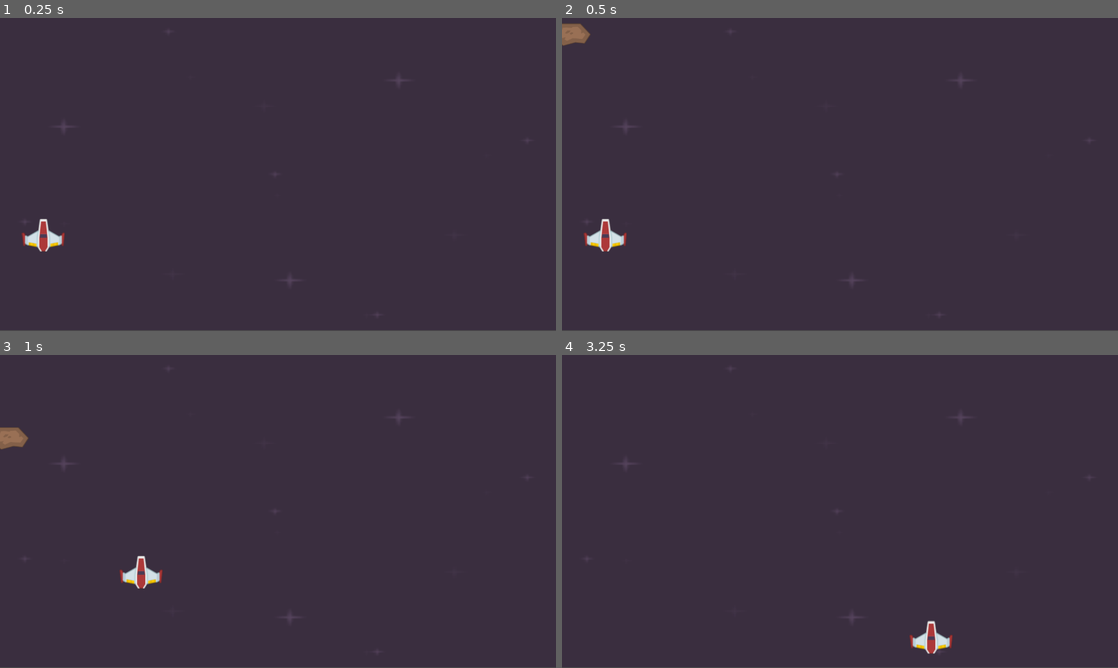
Above: before the commit, frames 1-4 (two rows, left to right).
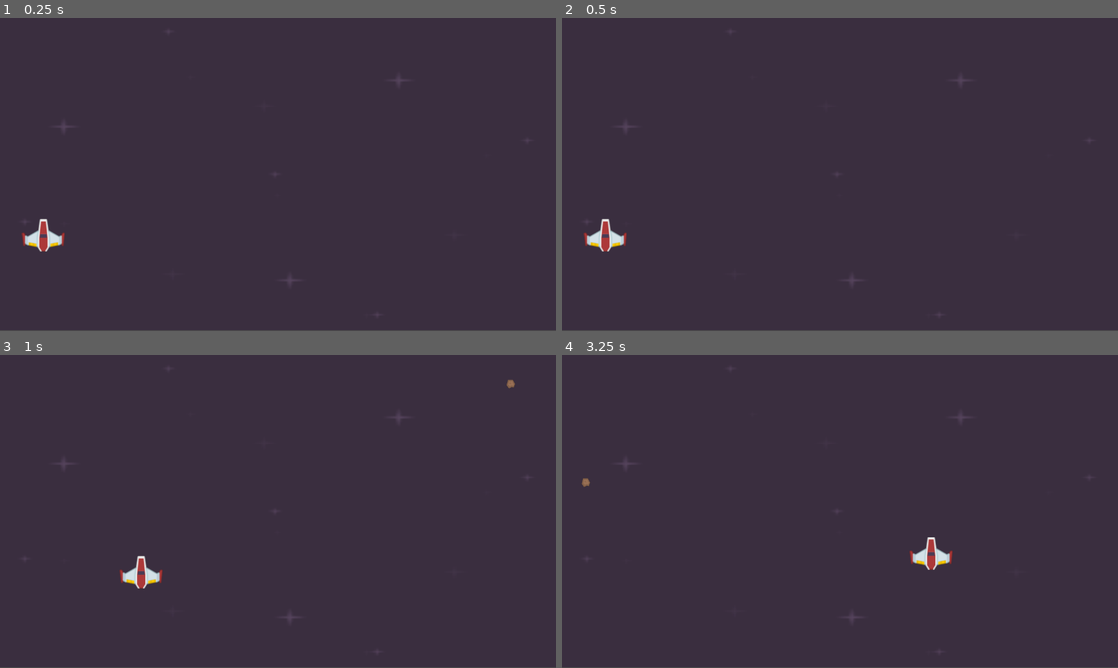
Above: after the commit, the same moments.

Repository: Filip-Janjesic/Space-Shooter
Game: Godot game, scene res://scenes/level.tscn
The game is run twice, just before and just after one commit, with the same random seed, the same clock (stepped at 60 frames per second) and the same inputs.
Inputs:
- Up to frame 1 (0.25 s): no input
- Up to frame 2 (0.5 s): no input
- Up to frame 3 (1 s): hold Right (right) from 0.53 s (still down)
- Up to frame 4 (3.25 s): release Right (right) at 1.28 s; hold Down (down) 1.28-2.03 s; hold Right (right) 2.03-2.78 s; hold Up (up) from 2.78 s (still down)

Frame 1 is identical in both runs. In frame 2, 0.3% of the frame differs, in the area x 0-6%, y 1-9%; in frame 3, 0.3%; in frame 4, 0.9%, in the area x 3-71%, y 39-96%.
Error in both runs: Invalid call. Nonexistent function 'randf_rang' in base 'RandomNumberGenerator'. (res://scenes/meteor.gd:18)

Commit message:
Update level.tscn

Diff:
--- a/scenes/level.tscn
+++ b/scenes/level.tscn
@@ -1,10 +1,23 @@
-[gd_scene load_steps=4 format=3 uid="uid://d2r6vpbyw1rdc"]
+[gd_scene load_steps=8 format=3 uid="uid://d2r6vpbyw1rdc"]
 
 [ext_resource type="Texture2D" uid="uid://bs7vlwhyuoa60" path="res://assets/graphics/background/darkPurple.png" id="1_dyaho"]
+[ext_resource type="Script" uid="uid://dyys16d60e4g2" path="res://scenes/level.gd" id="1_mx8sn"]
 [ext_resource type="PackedScene" uid="uid://cdwacficdtkje" path="res://scenes/player.tscn" id="1_ye1mc"]
-[ext_resource type="PackedScene" uid="uid://bikn3u50yjyuw" path="res://scenes/meteor.tscn" id="2_ckblc"]
+
+[sub_resource type="RectangleShape2D" id="RectangleShape2D_w8frs"]
+size = Vector2(1, 720)
+
+[sub_resource type="RectangleShape2D" id="RectangleShape2D_mx8sn"]
+size = Vector2(5.5, 720)
+
+[sub_resource type="RectangleShape2D" id="RectangleShape2D_ppgk2"]
+size = Vector2(1281, 1)
+
+[sub_resource type="RectangleShape2D" id="RectangleShape2D_2r41h"]
+size = Vector2(1286, 0.75)
 
 [node name="Level" type="Node2D"]
+script = ExtResource("1_mx8sn")
 
 [node name="BG" type="Sprite2D" parent="."]
 position = Vector2(640.99994, 359)
@@ -12,8 +25,37 @@
 texture = ExtResource("1_dyaho")
 
 [node name="Player" parent="." instance=ExtResource("1_ye1mc")]
-position = Vector2(53, 43)
+position = Vector2(442, 363)
 
-[node name="Meteor" parent="." instance=ExtResource("2_ckblc")]
-position = Vector2(576, 95)
-scale = Vector2(4.503906, 2.5390623)
+[node name="Borders" type="Node2D" parent="."]
+
+[node name="StaticBody2D" type="StaticBody2D" parent="Borders"]
+
+[node name="CollisionShape2D" type="CollisionShape2D" parent="Borders/StaticBody2D"]
+position = Vector2(1281.5, 360)
+shape = SubResource("RectangleShape2D_w8frs")
+
+[node name="StaticBody2D2" type="StaticBody2D" parent="Borders"]
+
+[node name="CollisionShape2D" type="CollisionShape2D" parent="Borders/StaticBody2D2"]
+position = Vector2(-1.25, 357)
+shape = SubResource("RectangleShape2D_mx8sn")
+
+[node name="StaticBody2D3" type="StaticBody2D" parent="Borders"]
+
+[node name="CollisionShape2D" type="CollisionShape2D" parent="Borders/StaticBody2D3"]
+position = Vector2(641.5, 0.5)
+shape = SubResource("RectangleShape2D_ppgk2")
+
+[node name="StaticBody2D4" type="StaticBody2D" parent="Borders"]
+
+[node name="CollisionShape2D" type="CollisionShape2D" parent="Borders/StaticBody2D4"]
+position = Vector2(640, 719.625)
+shape = SubResource("RectangleShape2D_2r41h")
+
+[node name="MetoerTimer" type="Timer" parent="."]
+autostart = true
+
+[node name="Meteors" type="Node2D" parent="."]
+
+[connection signal="timeout" from="MetoerTimer" to="." method="_on_metoer_timer_timeout"]
